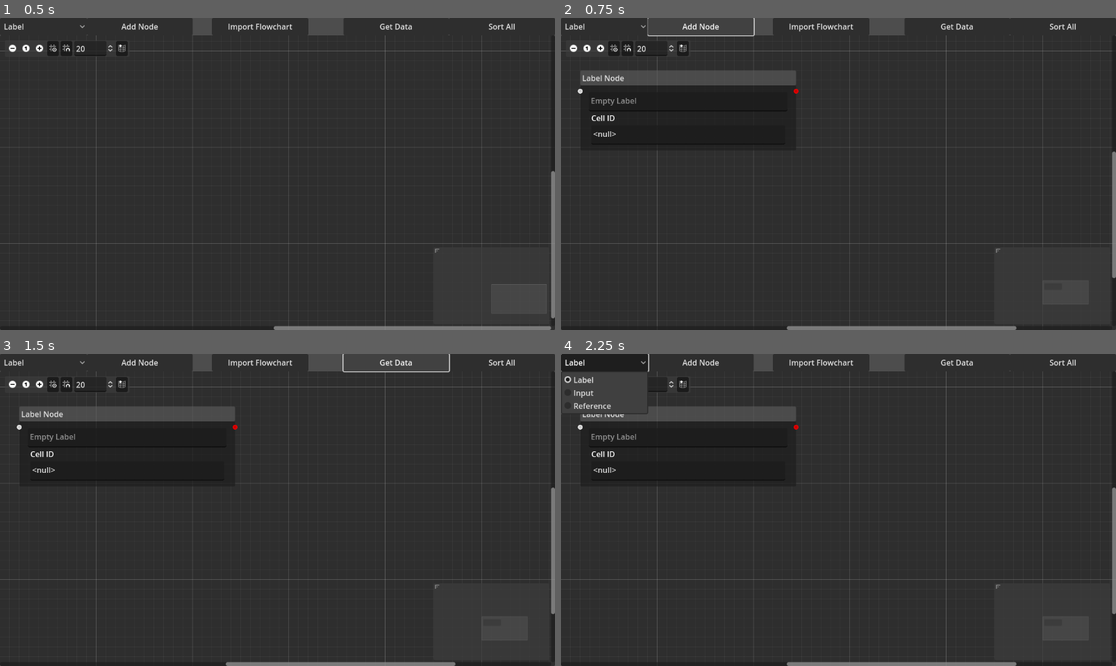
Above: before the commit, frames 1-4 (two rows, left to right).
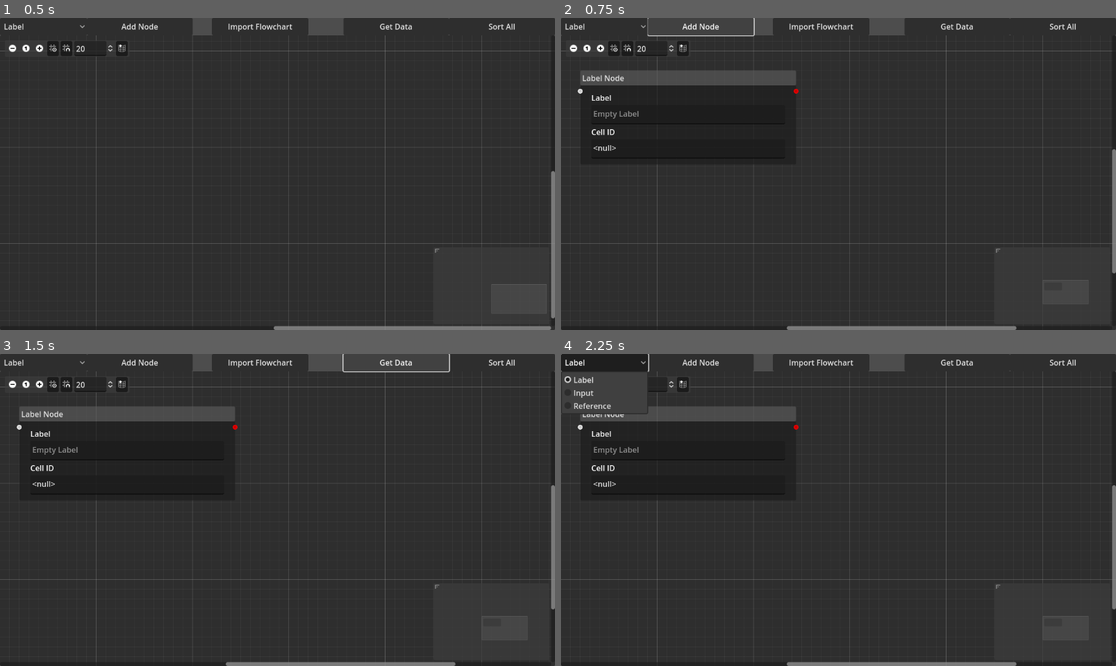
Above: after the commit, the same moments.

Repository: N-Enders/TalkshowEditor
Game: Godot game, scene res://flow.tscn
Two runs of this game, one before a commit and one after it. Both use one fixed random seed, a clock stepped at 60 frames per second and the inputs below. This scene is started directly instead of the project's main scene.
Inputs:
- Up to frame 1 (0.5 s): no input
- Up to frame 2 (0.75 s): click "Add Node" at 0.5 s
- Up to frame 3 (1.5 s): click "Get Data" at 1.25 s
- Up to frame 4 (2.25 s): click "Label" at 2 s

Frame 1 is identical in both runs. In frame 2, 0.4% of the frame differs, in the area x 5-100%, y 24-84%; in frame 3, 0.4%; in frame 4, 0.4%.
Error in both runs: Invalid call. Nonexistent function 'getID' in base 'Control'. (res://flow.gd:213)

Commit message:
Rework of the Label node
Added new functions to handle cells, also added new functions to handle the raw cell data

Diff:
--- a/labelNode.gd
+++ b/labelNode.gd
@@ -14,9 +14,23 @@
 
 func setID(id):
 	$cellDetails/VBoxContainer/CellID.text = str(id)
+	return id
 
 func getID():
-	return int($cellDetails/VBoxContainer/CellID.text)
+	var regex = RegEx.new()
+	regex.compile("/[^\\d+]/g")
+	var idVal = regex.sub($cellDetails/VBoxContainer/CellID.text,"")
+	if idVal == "":
+		return -1
+	return setID(int(idVal))
+
+
+
+func setLabel(label):
+	$cellDetails/VBoxContainer/labelBox.text = label
+
+func getLabel():
+	return $cellDetails/VBoxContainer/labelBox.text
 
 
 func getData():
@@ -25,12 +39,32 @@
 				"id": getID(),
 				"position": position_offset,
 				"data":{
-					"labelValue":$TextEdit.text
+					"labelValue":getLabel()
 				}
 			}
 
 #{"type":"label","id":0,"position":Vector2(0,0),"data":{"labelValue":""}}
 func loadData(dict):
-	$TextEdit.text = dict["data"]["labelValue"]
+	setLabel(dict["data"]["labelValue"])
 	position_offset = dict["position"]
 	setID(dict["id"])
+
+func getDictLocation(dict,value):
+	if value in dict:
+		return {"dict":dict,"location":dict.find(value)}
+	dict.append(value)
+	return {"dict":dict,"location":dict.find(value)}
+
+func toCellData(cellConnections):
+	var datas = []
+	var dict = []
+	var dictLoc = getDictLocation(dict,getLabel())
+	dict = dictLoc["dict"]
+	datas.append(str(getID()))
+	datas.append("[[DictValue#"+dictLoc["location"]+"]]")
+	datas.append("L")
+	datas.append(cellConnections[0]["cellID"])
+	return {"data":"|".join(datas),"dict":dict}
+
+func canCompile():
+	pass
--- a/labelNode.tscn
+++ b/labelNode.tscn
@@ -24,24 +24,10 @@
 slot/1/right_color = Color(1, 1, 1, 1)
 slot/1/right_icon = null
 slot/1/draw_stylebox = true
-slot/2/left_enabled = false
-slot/2/left_type = 0
-slot/2/left_color = Color(1, 1, 1, 1)
-slot/2/left_icon = null
-slot/2/right_enabled = false
-slot/2/right_type = 0
-slot/2/right_color = Color(1, 1, 1, 1)
-slot/2/right_icon = null
-slot/2/draw_stylebox = true
 script = ExtResource("1_q3aip")
 
 [node name="Connection" type="Container" parent="."]
 layout_mode = 2
-
-[node name="TextEdit" type="TextEdit" parent="."]
-custom_minimum_size = Vector2(0, 40)
-layout_mode = 2
-placeholder_text = "Empty Label"
 
 [node name="cellDetails" type="MarginContainer" parent="."]
 layout_mode = 2
@@ -52,6 +38,15 @@
 [node name="VBoxContainer" type="VBoxContainer" parent="cellDetails"]
 layout_mode = 2
 
+[node name="labelLabel" type="Label" parent="cellDetails/VBoxContainer"]
+layout_mode = 2
+text = "Label"
+
+[node name="labelBox" type="TextEdit" parent="cellDetails/VBoxContainer"]
+custom_minimum_size = Vector2(0, 40)
+layout_mode = 2
+placeholder_text = "Empty Label"
+
 [node name="idLabel" type="Label" parent="cellDetails/VBoxContainer"]
 layout_mode = 2
 text = "Cell ID"
